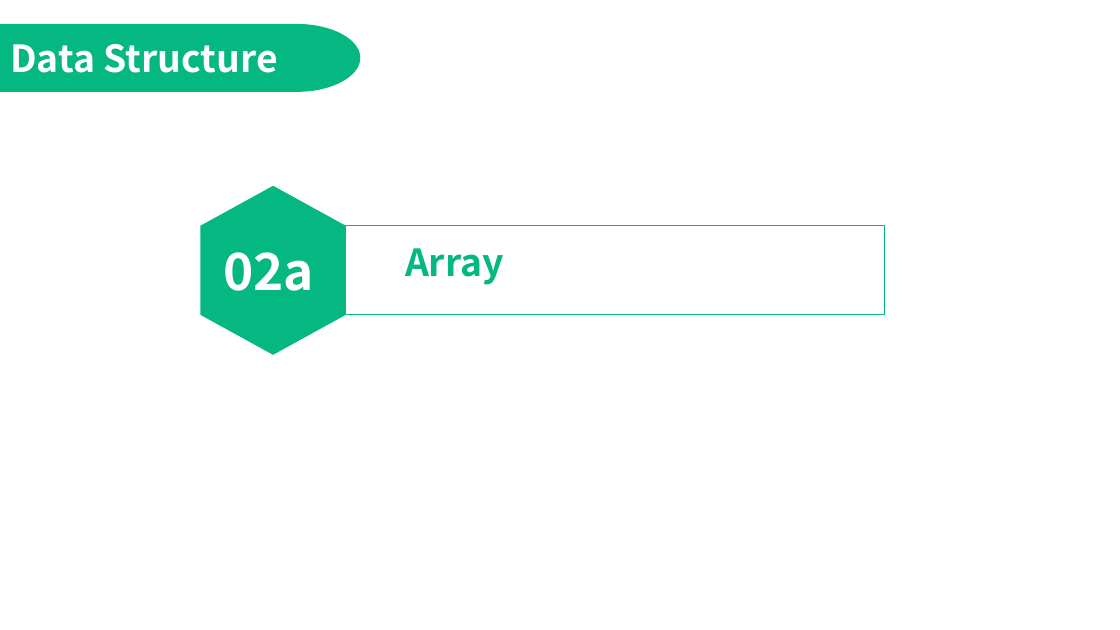
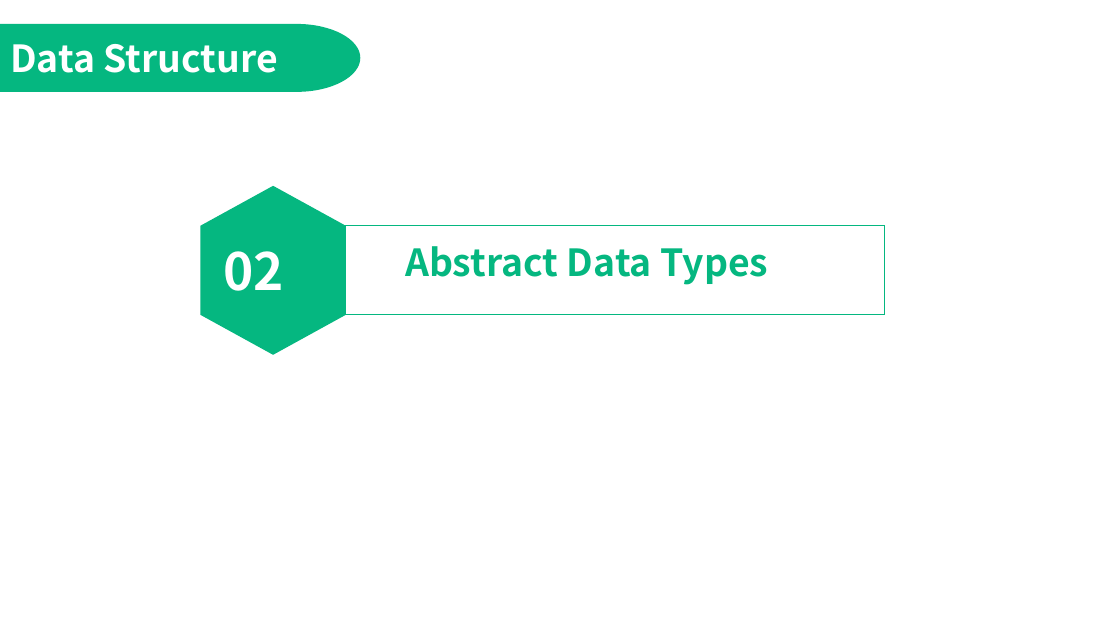
Before and after one commit to jimmyyih518/DSA2022Fall, a slide deck: slide 7 of week2/week2_slides.pptx. Drawn at 1120x630 pixels with LibreOffice and Linux fonts; fonts in the diff are those of the drawing. Boxes give left, top, right and bottom in pixels: in the first picture for what was removed or moved away, otherwise in the second. Text is boxed around its words. In the diff, an @@ line names an element or a change of style, - is before the commit and + after.

```diff
--- a/week2/week2_slides.pptx
+++ b/week2/week2_slides.pptx
@@ text at <box>223,251,284,291</box>: text changed @@
-02a
+02
@@ text at <box>405,246,768,285</box>: text changed @@
-Array
+Abstract Data Types
```
Also in this commit, not shown: 6 other slides changed, 26 slides added, 4 slides removed, 5 other files.
